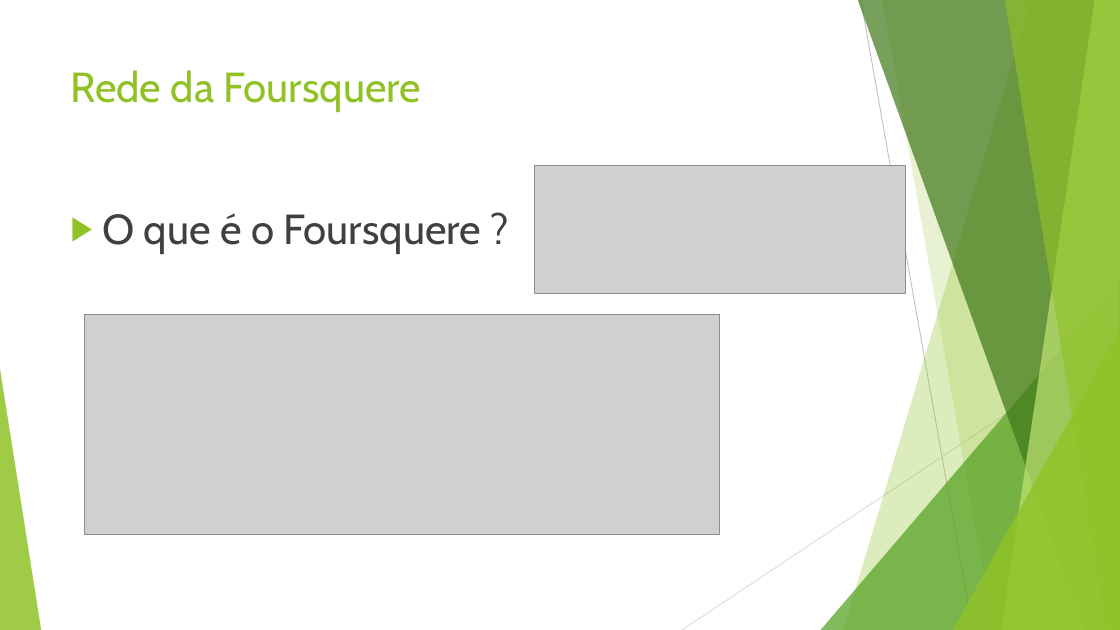
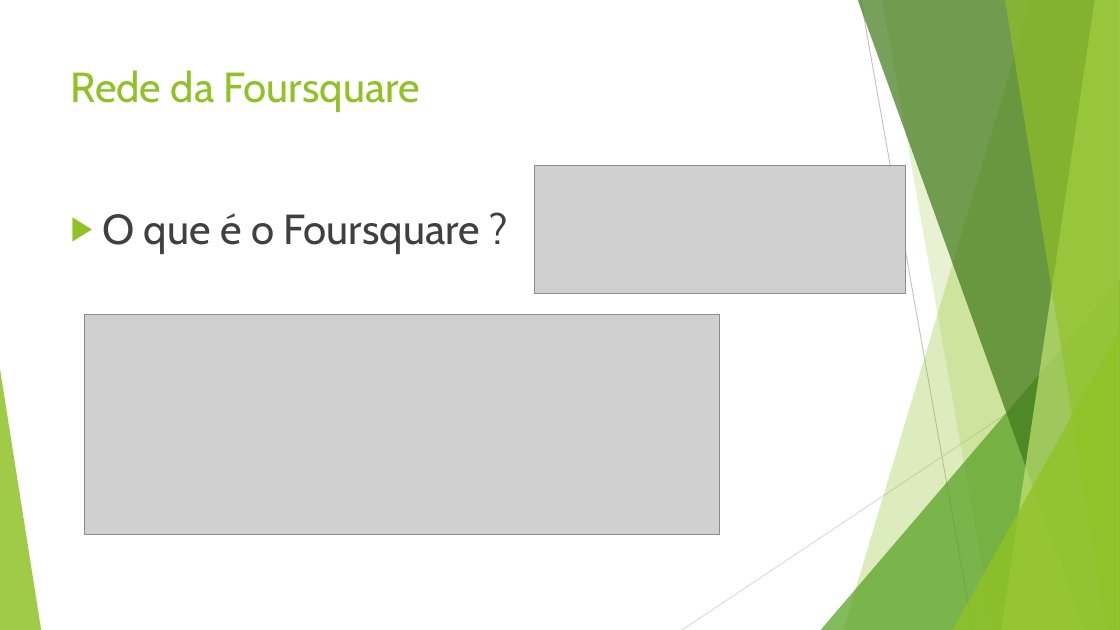
Before and after one commit to macio-matheus/analysis-geospatial-data, a slide deck: slide 2 of docs/Foursquare’s Network Analyse.pptx. Drawn at 1120x630 pixels with LibreOffice and Linux fonts; fonts in the diff are those of the drawing; grey boxes stand for pictures. Boxes give left, top, right and bottom in pixels: in the first picture for what was removed or moved away, otherwise in the second. Text is boxed around its words. In the diff, an @@ line names an element or a change of style, - is before the commit and + after.

```diff
--- a/docs/Foursquare’s Network Analyse.pptx
+++ b/docs/Foursquare’s Network Analyse.pptx
@@ title at bbox=[71, 70, 420, 112]: text changed @@
-Rede da Foursquere
+Rede da Foursquare
@@ text at bbox=[102, 213, 480, 254]: text changed @@
-▶ O que é o Foursquere ?
+▶ O que é o Foursquare ?
```
Also in this commit, not shown: 10 other slides changed, 1 slide added.
